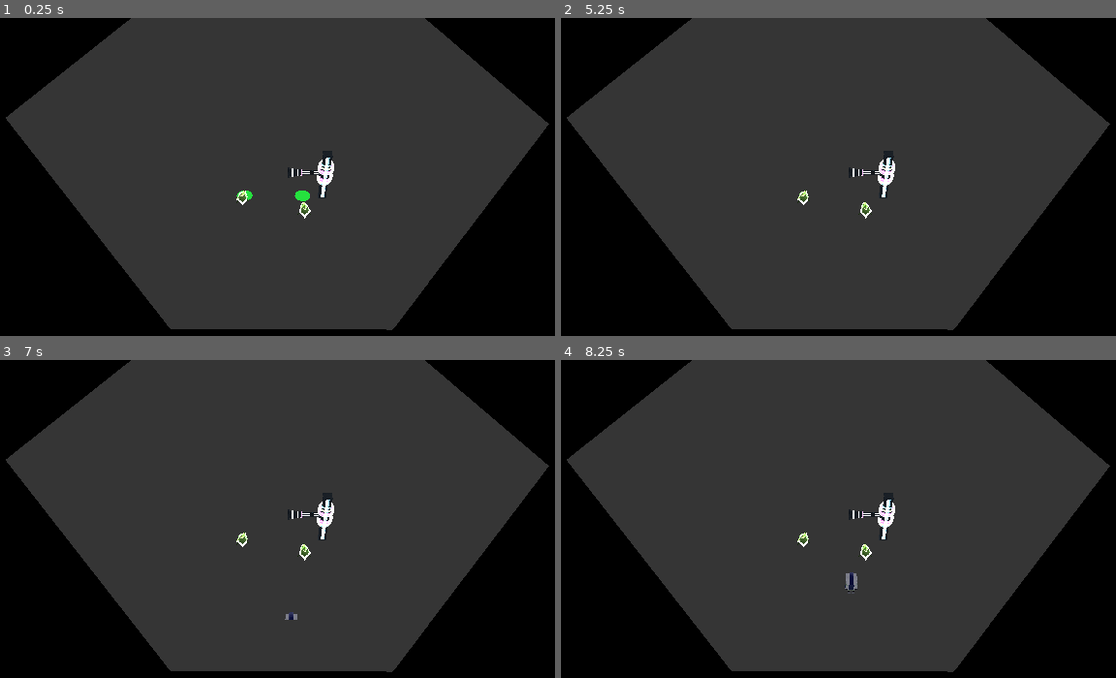
Above: before the commit, frames 1-4 (two rows, left to right).
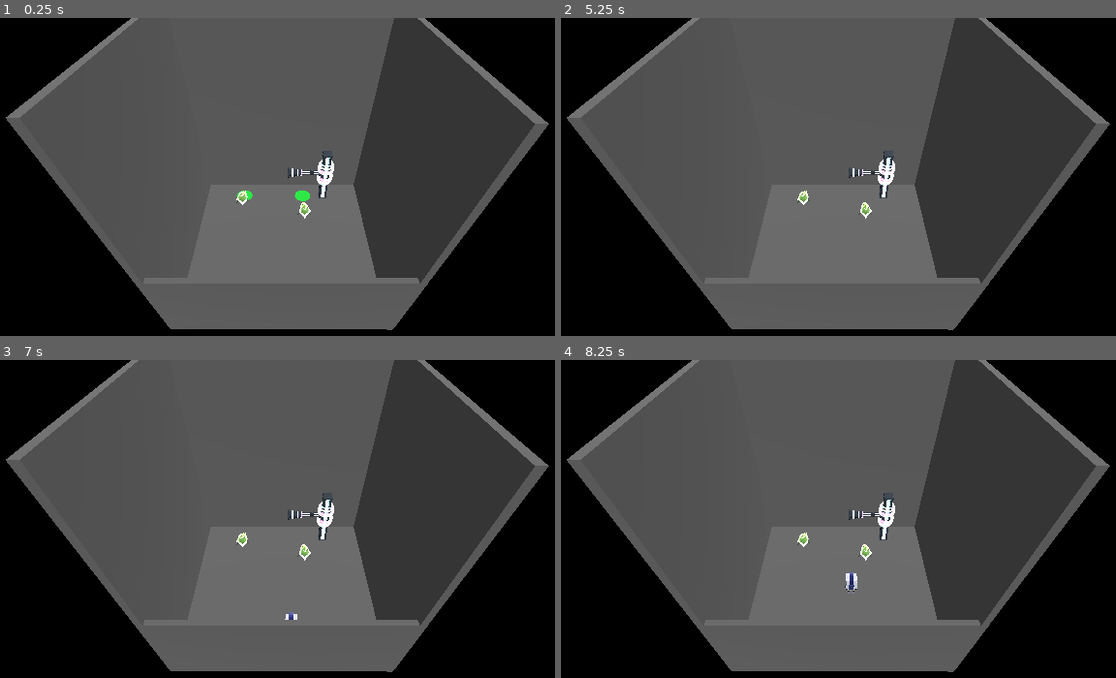
Above: after the commit, the same moments.

Repository: krl0sconk/Overcharge
Game: Godot game, scene res://scenes/maps/rooms/test_room.tscn
Same seed, same stepped clock (60 frames per second), same inputs: the game is played once before the commit and once after it. This scene is started directly instead of the project's main scene.
Inputs (mouse positions are in pixels of both pictures, inside the frame that each line leads up to):
- Up to frame 1 (0.25 s): no input
- Up to frame 2 (5.25 s): tap Enter at 0.5, 2, 3.5 s; move the mouse to (1016, 215) at 0.52 s; hold D (move_right) 0.53-1.25 s; hold Space (attack) 0.53-1.25 s; click (1016, 215) at 0.67 s; drag from (688, 256) to (805, 323) at 1.27 s; move the mouse to (921, 138) at 2.02 s; hold D (move_right) 2.03-2.75 s; hold Space (attack) 2.03-2.75 s; drag from (805, 323) to (610, 170) at 2.77 s; move the mouse to (1077, 301) at 3.52 s; hold A (move_left) 3.53-4.25 s; hold Space (attack) 3.53-4.25 s; drag from (610, 170) to (727, 126) at 4.27 s; move the mouse to (882, 234) at 5.02 s; hold S (move_down) from 5.03 s (still down); hold Space (attack) from 5.03 s (still down); click (882, 234) at 5.17 s
- Up to frame 3 (7 s): release S (move_down) at 5.75 s; release Space (attack) at 5.75 s; drag from (166, 468) to (127, 598) at 5.77 s; move the mouse to (455, 557) at 6.52 s; hold W (move_up) from 6.53 s (still down); hold Space (attack) from 6.53 s (still down)
- Up to frame 4 (8.25 s): release W (move_up) at 7.25 s; release Space (attack) at 7.25 s; drag from (688, 598) to (805, 665) at 7.27 s; move the mouse to (921, 480) at 8.02 s; hold S (move_down) from 8.03 s (still down); hold Space (attack) from 8.03 s (still down)

The runs differ from the first frame. In frame 1, 53% of the frame differs, in the area x 1-99%, y 0-99%; in frame 2, 53%; in frame 3, 53%; in frame 4, 53%.

Commit message:
reemplaza el SpotLight3D del test_room por la misma DirectionalLight3D de los demas test

Diff:
--- a/scenes/maps/rooms/test_room.tscn
+++ b/scenes/maps/rooms/test_room.tscn
@@ -145,5 +145,5 @@
 [node name="spawnenemies7" type="Marker3D" parent="." unique_id=1678212720 groups=["enemy_spawn"]]
 transform = Transform3D(1, 0, 0, 0, 1, 0, 0, 0, 1, -1, 0.01, -2)
 
-[node name="SpotLight3D" type="SpotLight3D" parent="." unique_id=82705742]
-transform = Transform3D(1, 0, 0, 0, -4.371139e-08, 1, 0, -1, -4.371139e-08, 0, 6.8186054, 0)
+[node name="DirectionalLight3D" type="DirectionalLight3D" parent="." unique_id=82705742]
+transform = Transform3D(0.8660254, -0.43301272, 0.24999999, 0, 0.49999997, 0.86602545, -0.5, -0.75, 0.43301266, 0, 0, 0)
